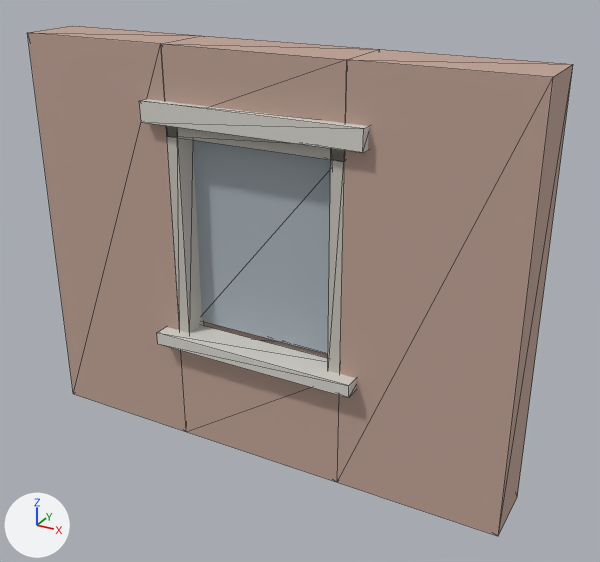
Two versions of the glTF model public/models/facade/bay_brick_residential.lod1.glb, one commit apart.
One viewpoint serves both versions: a 50 mm lens placed at (2.73, -4.32, 3.64), pointed at (0.22, 0.24, 1.36). Every picture has the same lights, and +X, +Y and +Z are marked at lower left. The older version comes first. Mesh edges are drawn as thin lines. Where no turn or scale is listed for an object, it has been applied to the vertices. Vertices at exactly the same position are counted once.

The older version as bpy lines, for what is in view:
```python
mat_brick_red = principled_material('brick_red')
mat_brick_red.base_color = (0.52, 0.36, 0.3)  # beige #bfa295
mat_brick_red.roughness = 0.85
mat_glass_shop = principled_material('glass_shop')
mat_glass_shop.base_color = (0.4, 0.46, 0.5)  # grey #aab5bc
mat_glass_shop.roughness = 0.85
mat_stone_dressed = principled_material('stone_dressed')
mat_stone_dressed.base_color = (0.68, 0.66, 0.61)  # light grey #d7d4cd
mat_stone_dressed.roughness = 0.85
mat_timber_painted = principled_material('timber_painted')
mat_timber_painted.base_color = (0.58, 0.55, 0.5)  # light grey #c8c4bc
mat_timber_painted.roughness = 0.85
me_facade_bay_brick_residential = bpy.data.meshes.new('facade_bay_brick_residential')
me_facade_bay_brick_residential.from_pydata(...)  # 64 vertices, 120 faces; spans x -1.8..1.8, y -0.28..0.28, z -1.45..1.45
# faces by material slot: [48, 12, 36, 24]
me_facade_bay_brick_residential.materials.append(mat_brick_red)  # beige #bfa295
me_facade_bay_brick_residential.materials.append(mat_glass_shop)  # grey #aab5bc
me_facade_bay_brick_residential.materials.append(mat_timber_painted)  # light grey #c8c4bc
me_facade_bay_brick_residential.materials.append(mat_stone_dressed)  # light grey #d7d4cd
ob_facade_bay_brick_residential = bpy.data.objects.new('facade_bay_brick_residential', me_facade_bay_brick_residential)
ob_facade_bay_brick_residential.location = (0.0, 0.17, 1.45)
```
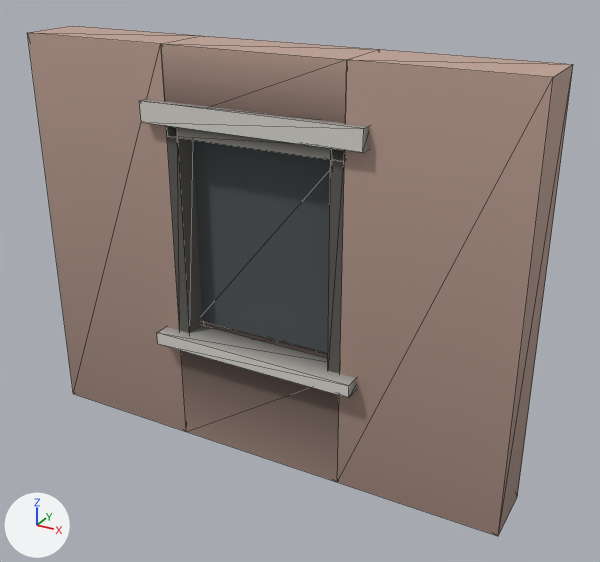
The change, as a list of edits to the scene's bpy script:
```text
Change mat_brick_red:
    where n0 = _N.new('ShaderNodeBsdfPrincipled'); n0.name = 'Principled BSDF'
    remove n0.inputs[0].default_value = (0.52, 0.36, 0.3, 1.0)  # 'Base Color', beige #bfa295
    add n2 = _N.new('ShaderNodeMix'); n2.name = 'Mix'
    add n2.data_type = 'RGBA'
    add n2.blend_type = 'MULTIPLY'
    add n2.inputs[0].default_value = 1.0  # 'Factor'
    add n2.inputs[7].default_value = (0.52, 0.36, 0.3, 1.0)  # 'B', beige #bfa295
    add n3 = _N.new('ShaderNodeVertexColor'); n3.name = 'Color Attribute'
    add _L.new(n2.outputs[2], n0.inputs[0])  # 'Result' to 'Base Color'
    add _L.new(n3.outputs[0], n2.inputs[6])  # 'Color' to 'A'
Change mat_glass_shop:
    where n0 = _N.new('ShaderNodeBsdfPrincipled'); n0.name = 'Principled BSDF'
    remove n0.inputs[0].default_value = (0.4, 0.46, 0.5, 1.0)  # 'Base Color', grey #aab5bc
    add n2 = _N.new('ShaderNodeMix'); n2.name = 'Mix'
    add n2.data_type = 'RGBA'
    add n2.blend_type = 'MULTIPLY'
    add n2.inputs[0].default_value = 1.0  # 'Factor'
    add n2.inputs[7].default_value = (0.4, 0.46, 0.5, 1.0)  # 'B', grey #aab5bc
    add n3 = _N.new('ShaderNodeVertexColor'); n3.name = 'Color Attribute'
    add _L.new(n2.outputs[2], n0.inputs[0])  # 'Result' to 'Base Color'
    add _L.new(n3.outputs[0], n2.inputs[6])  # 'Color' to 'A'
Change mat_timber_painted:
    where n0 = _N.new('ShaderNodeBsdfPrincipled'); n0.name = 'Principled BSDF'
    remove n0.inputs[0].default_value = (0.58, 0.55, 0.5, 1.0)  # 'Base Color', light grey #c8c4bc
    add n2 = _N.new('ShaderNodeMix'); n2.name = 'Mix'
    add n2.data_type = 'RGBA'
    add n2.blend_type = 'MULTIPLY'
    add n2.inputs[0].default_value = 1.0  # 'Factor'
    add n2.inputs[7].default_value = (0.58, 0.55, 0.5, 1.0)  # 'B', light grey #c8c4bc
    add n3 = _N.new('ShaderNodeVertexColor'); n3.name = 'Color Attribute'
    add _L.new(n2.outputs[2], n0.inputs[0])  # 'Result' to 'Base Color'
    add _L.new(n3.outputs[0], n2.inputs[6])  # 'Color' to 'A'
Change mat_stone_dressed:
    where n0 = _N.new('ShaderNodeBsdfPrincipled'); n0.name = 'Principled BSDF'
    remove n0.inputs[0].default_value = (0.68, 0.66, 0.61, 1.0)  # 'Base Color', light grey #d7d4cd
    add n2 = _N.new('ShaderNodeMix'); n2.name = 'Mix'
    add n2.data_type = 'RGBA'
    add n2.blend_type = 'MULTIPLY'
    add n2.inputs[0].default_value = 1.0  # 'Factor'
    add n2.inputs[7].default_value = (0.68, 0.66, 0.61, 1.0)  # 'B', light grey #d7d4cd
    add n3 = _N.new('ShaderNodeVertexColor'); n3.name = 'Color Attribute'
    add _L.new(n2.outputs[2], n0.inputs[0])  # 'Result' to 'Base Color'
    add _L.new(n3.outputs[0], n2.inputs[6])  # 'Color' to 'A'
Change me_facade_bay_brick_residential:
    where me_facade_bay_brick_residential.from_pydata(...)  # 64 vertices, 120 faces; spans x -1.8..1.8, y -0.28..0.28, z -1.45..1.45
    used by ob_facade_bay_brick_residential; location = (0.0, 0.17, 1.45)
    me_facade_bay_brick_residential part 1
    me_facade_bay_brick_residential.vertices[38].co: (0.65, 0.01, 0.95) -> (0.56, -0.17, -0.6)
    me_facade_bay_brick_residential.vertices[39].co: (0.56, -0.17, -0.6) -> (0.56, -0.17, 0.95)
    me_facade_bay_brick_residential.vertices[40].co: (0.56, -0.17, 0.95) -> (0.65, 0.01, -0.6)
    me_facade_bay_brick_residential.vertices[41].co: (0.65, 0.01, -0.6) -> (0.56, 0.01, -0.6)
    me_facade_bay_brick_residential.vertices[42].co: (0.56, 0.01, -0.6) -> (0.56, 0.01, 0.95)
    me_facade_bay_brick_residential.vertices[43].co: (0.56, 0.01, 0.95) -> (0.65, 0.01, 0.95)
```

Where the change shows, as pixel boxes [x1, y1, x2, y2] in the pictures (600 x 562 px; the box of a moved part takes in the faces that stretch with it):
'facade_bay_brick_residential', recoloured, reshaped (darker)
    both: [27, 26, 573, 536]
part 1 of me_facade_bay_brick_residential, moved or reshaped
    both: [328, 149, 345, 374]
